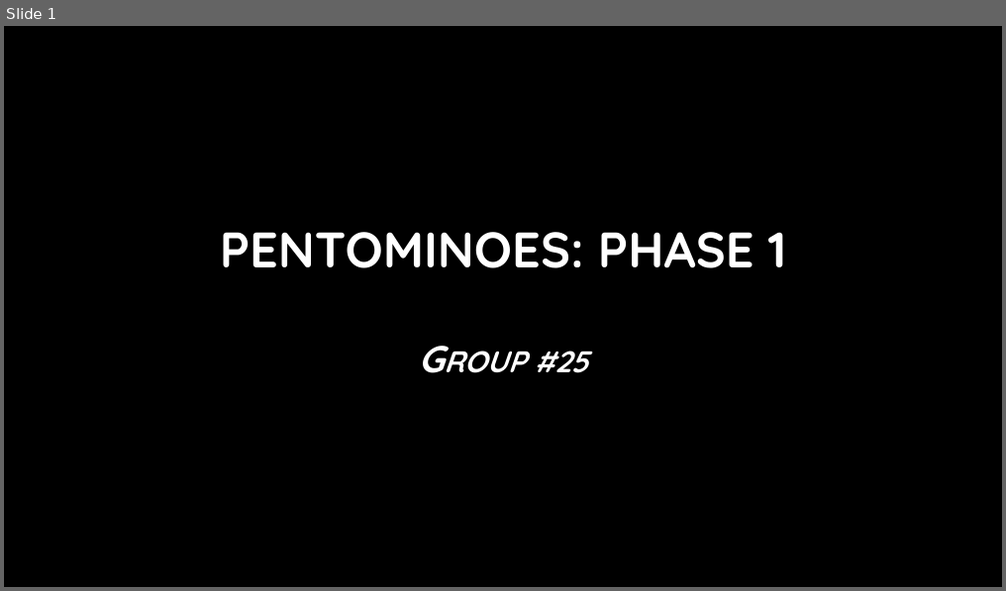
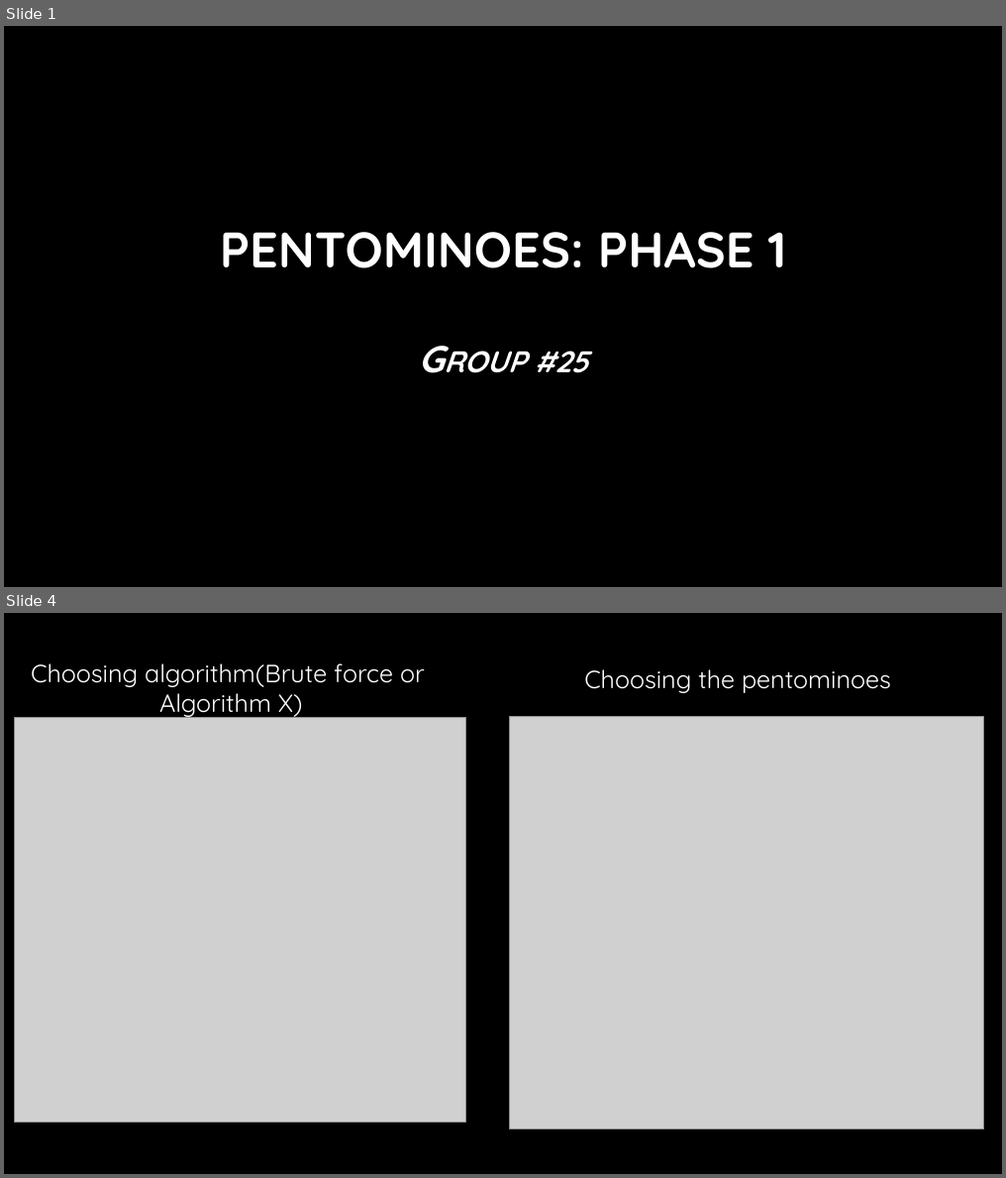
Before and after one commit to Hookz/pentominoes, a slide deck: Pentominoes.pptx. Shown one above the other, each under a label of ours: slide 1 before the commit, slides 1 and 4 after it; the slides between them are not shown. The pictures are 1006x591 and 1006x1178 pixels, drawn with LibreOffice and Linux fonts; fonts in the diff are those of the drawing; grey boxes stand for pictures; background and template pictures are left out. Boxes give left, top, right and bottom in pixels: in the first picture for what was removed or moved away, otherwise in the second. Text is boxed around its words. In the diff, an @@ line names an element or a change of style, - is before the commit and + after.

Commit message:
Updated PTT (improved slides about AlgX + new pictures)

```diff
--- a/Pentominoes.pptx
+++ b/Pentominoes.pptx
@@ slide 4 added at <box>4,613,1002,1174</box>, background picture (left out) @@
@@ text added at <box>31,663,425,719</box>, 24 pt, text #FFFFFF @@
+Choosing algorithm(Brute force or
+Algorithm X)
@@ text added at <box>584,669,891,693</box>, 24 pt, text #FFFFFF @@
+Choosing the pentominoes
@@ picture added at <box>15,718,465,1123</box> @@
@@ picture added at <box>510,716,985,1129</box> @@
```
Also in this commit, not shown: 5 slides changed, 11 other slides added, 3 slides removed.
